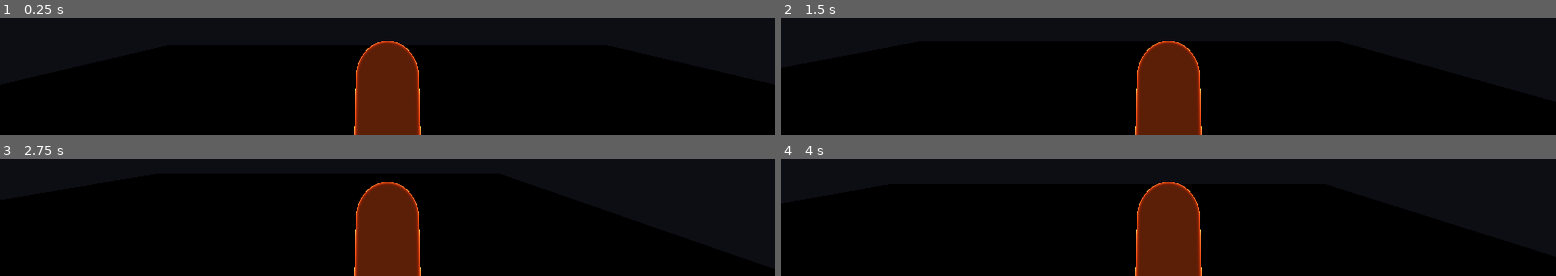
Above: before the commit, frames 1-4 (two rows, left to right).
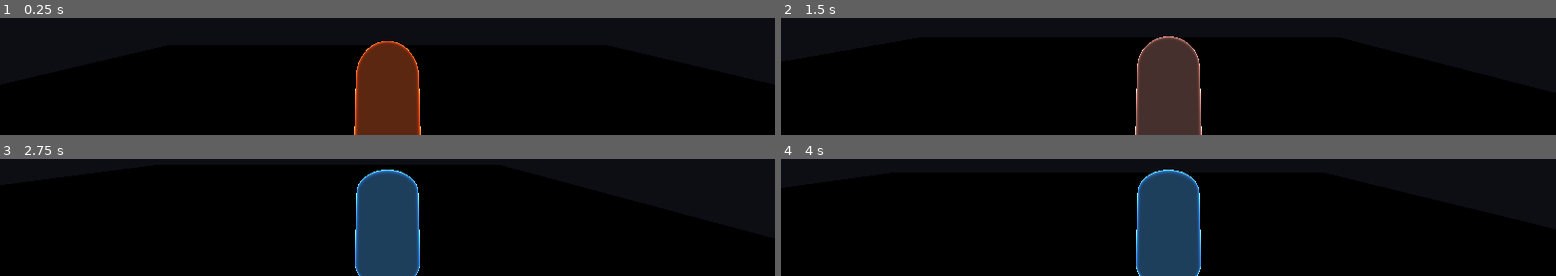
Above: after the commit, the same moments.

Repository: rickscode/Breach-Demo
Game: Godot game, scene res://scenes/levels/test_arena.tscn
Two runs of this game, one before a commit and one after it. Both use one fixed random seed, a clock stepped at 60 frames per second and the inputs below.
Inputs:
- Up to frame 1 (0.25 s): no input
- Up to frame 2 (1.5 s): tap Enter at 0.5 s; hold D (move_right) 0.53-1.28 s; hold C (crouch) 0.53-1.28 s; hold S (move_backward) from 1.28 s (still down); tap C (crouch) at 1.35 s
- Up to frame 3 (2.75 s): tap Space at 2 s; release S (move_backward) at 2.03 s; hold D (move_right) from 2.03 s (still down); hold C (crouch) from 2.03 s (still down)
- Up to frame 4 (4 s): release D (move_right) at 2.78 s; release C (crouch) at 2.78 s; hold W (move_forward) 2.78-3.53 s; tap C (crouch) at 2.85 s; tap Enter at 3.5 s; hold A (move_left) from 3.53 s (still down); hold C (crouch) from 3.53 s (still down)

The runs differ from the first frame. In frame 2, 6.5% of the frame differs, in the area x 45-55%, y 15-100%; in frame 3, 7.1%, in the area x 45-55%, y 9-100%; in frame 4, 7.1%.

Commit message:
Add crouch and sprint visual feedback for Ash

Diff:
--- a/scripts/characters/ash_controller.gd
+++ b/scripts/characters/ash_controller.gd
@@ -12,16 +12,44 @@
 @export var max_health: float = 100.0
 @export var gravity: float = ProjectSettings.get_setting("physics/3d/default_gravity")
 @export var acceleration: float = 12.0
+@export var state_transition_speed: float = 10.0
+@export var crouch_scale_y: float = 0.65
+@export var sprint_fov: float = 82.0
+@export var crouch_camera_height: float = 1.1
+@export var normal_tint: Color = Color(1.0, 0.45, 0.22, 1.0)
+@export var crouch_tint: Color = Color(0.35, 0.7, 1.0, 1.0)
+@export var sprint_tint: Color = Color(1.0, 0.84, 0.25, 1.0)
 
 var current_health: float
 var is_crouching: bool = false
 var is_sprinting: bool = false
 
+@onready var avatar_mesh: MeshInstance3D = $MeshInstance3D
+@onready var camera: Camera3D = $Camera3D
+
+var _base_mesh_scale: Vector3
+var _base_camera_height: float
+var _base_camera_fov: float
+var _avatar_material: StandardMaterial3D
+
 func _ready() -> void:
 	current_health = max_health
+	_base_mesh_scale = avatar_mesh.scale
+	_base_camera_height = camera.position.y
+	_base_camera_fov = camera.fov
+
+	if avatar_mesh.material_override is StandardMaterial3D:
+		_avatar_material = avatar_mesh.material_override.duplicate()
+	else:
+		_avatar_material = StandardMaterial3D.new()
+
+	avatar_mesh.material_override = _avatar_material
+	_avatar_material.albedo_color = normal_tint
+	_avatar_material.emission = normal_tint
 
 func _physics_process(delta: float) -> void:
 	handle_movement(delta)
+	update_visual_feedback(delta)
 
 func handle_movement(delta: float) -> void:
 	is_crouching = Input.is_action_pressed("crouch")
@@ -52,6 +80,28 @@
 
 	move_and_slide()
 
+func update_visual_feedback(delta: float) -> void:
+	var target_scale_y := _base_mesh_scale.y
+	var target_camera_height := _base_camera_height
+	var target_fov := _base_camera_fov
+	var target_tint := normal_tint
+
+	if is_crouching:
+		target_scale_y = _base_mesh_scale.y * crouch_scale_y
+		target_camera_height = crouch_camera_height
+		target_tint = crouch_tint
+	elif is_sprinting:
+		target_fov = sprint_fov
+		target_tint = sprint_tint
+
+	avatar_mesh.scale.y = lerp(avatar_mesh.scale.y, target_scale_y, state_transition_speed * delta)
+	camera.position.y = lerp(camera.position.y, target_camera_height, state_transition_speed * delta)
+	camera.fov = lerp(camera.fov, target_fov, state_transition_speed * delta)
+
+	var new_tint := _avatar_material.albedo_color.lerp(target_tint, state_transition_speed * delta)
+	_avatar_material.albedo_color = new_tint
+	_avatar_material.emission = new_tint
+
 func apply_damage(amount: float) -> void:
 	current_health = max(current_health - amount, 0.0)
 	health_changed.emit(current_health)
